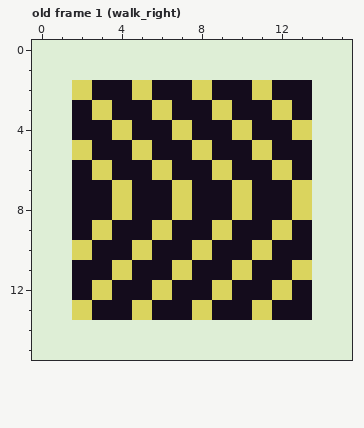
Edited in one commit: pixel-art file (archive/player.ase). Above, as it was before the edit.
16x16 pixels, 4 frames. Shown: old frame 1 (walk_right). The commit also changed other frames, which this record leaves out.
After:
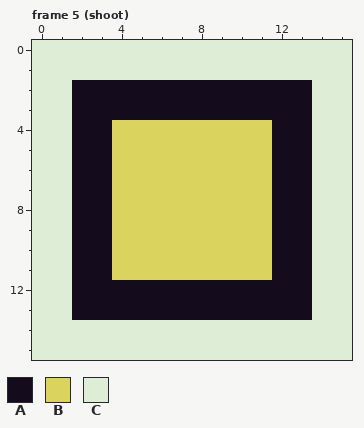
Palette (. is transparent): A #140c1c  B #dad45e  C #deeed6
A new or re-ordered frame is compared with the old frame closest to it.
What changed:
frames 4 -> 10
Changed rows in their new state; - is an unchanged pixel.
Frame 5 (shoot) is new; against old frame 1 (walk_right):
first column x 2:
 2 A--A--A--A--
 3 -A--A--A--A-
 4 ---BB-BB-B-A
 5 A-B-BB-BB---
 6 -ABB-BB-BBA-
 7 ---BB-BB-B-A
 8 ---BB-BB-B-A
 9 -ABB-BB-BBA-
10 A-B-BB-BB---
11 ---BB-BB-B-A
12 -A--A--A--A-
13 A--A--A--A--
Boxes around the changes in both pictures, in picture pixels (x1, y1, x2, y2):
changed: (72, 80, 312, 320)
